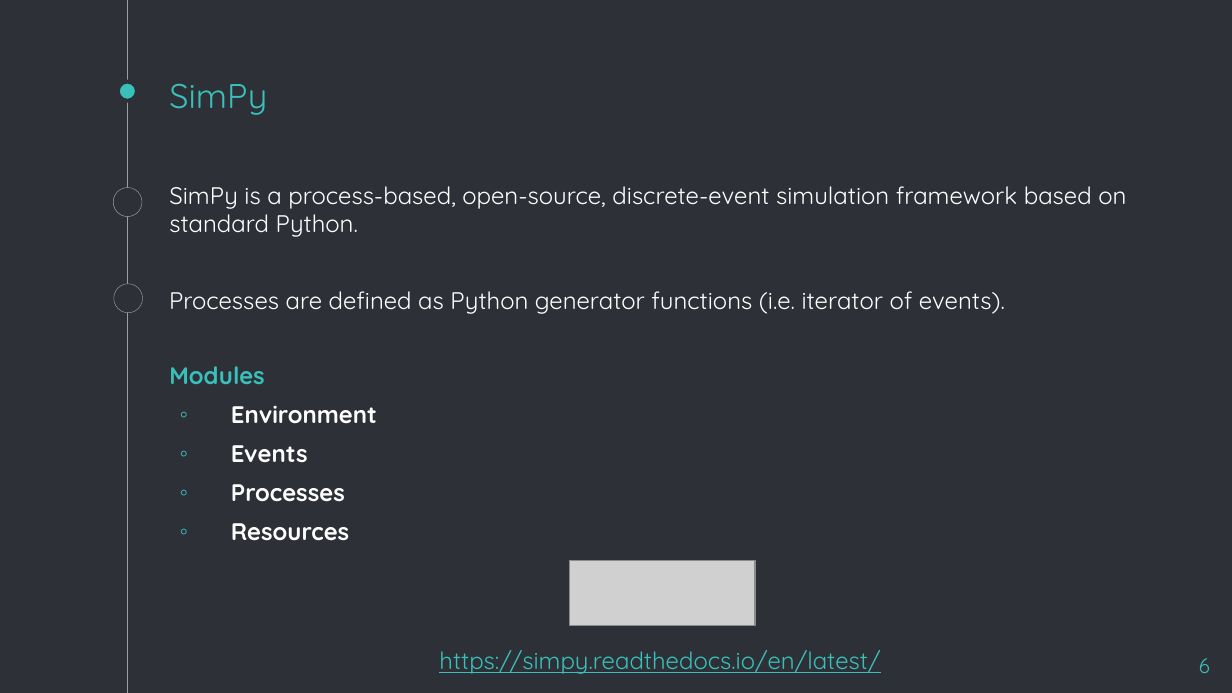
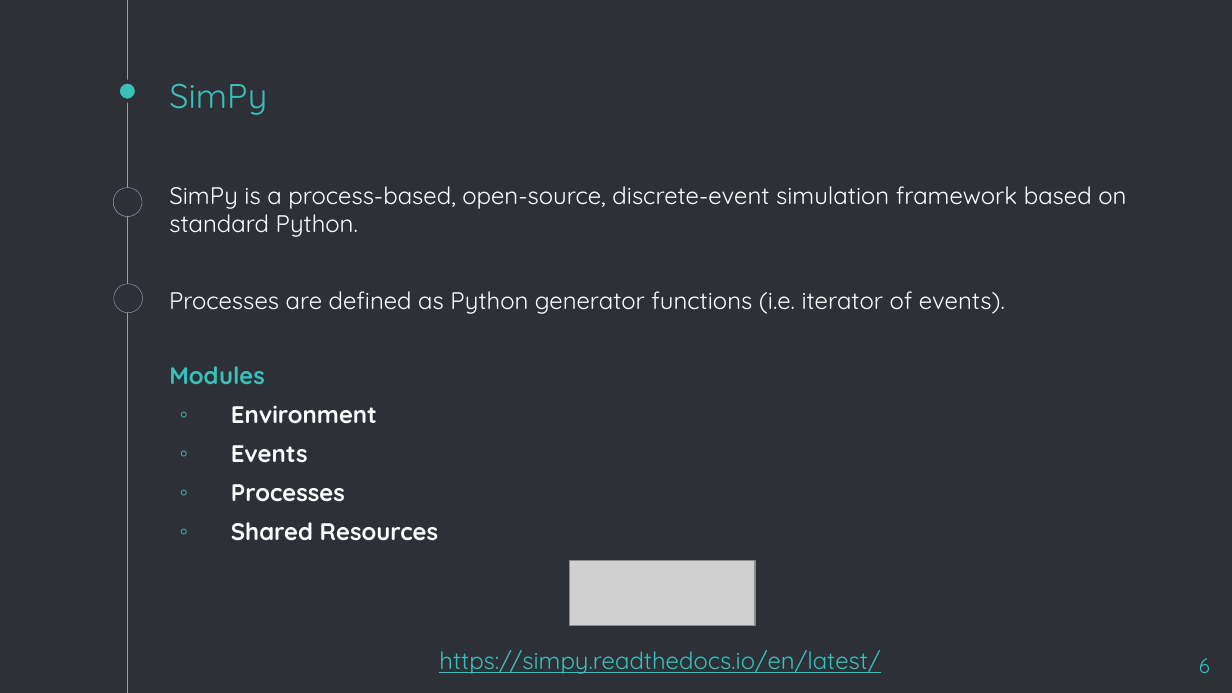
Before and after one commit to NennoMP/des-harbour-simulation, a slide deck: slide 6 of presentation.pptx. Drawn at 1232x693 pixels with LibreOffice and Linux fonts; fonts in the diff are those of the drawing; grey boxes stand for pictures. Boxes give left, top, right and bottom in pixels: in the first picture for what was removed or moved away, otherwise in the second. Text is boxed around its words. In the diff, an @@ line names an element or a change of style, - is before the commit and + after.

```diff
--- a/presentation.pptx
+++ b/presentation.pptx
@@ text at (231,522,438,541): text changed @@
-◦ Resources
+◦ Shared Resources
```
Also in this commit, not shown: 6 other slides changed, 1 slide removed.
